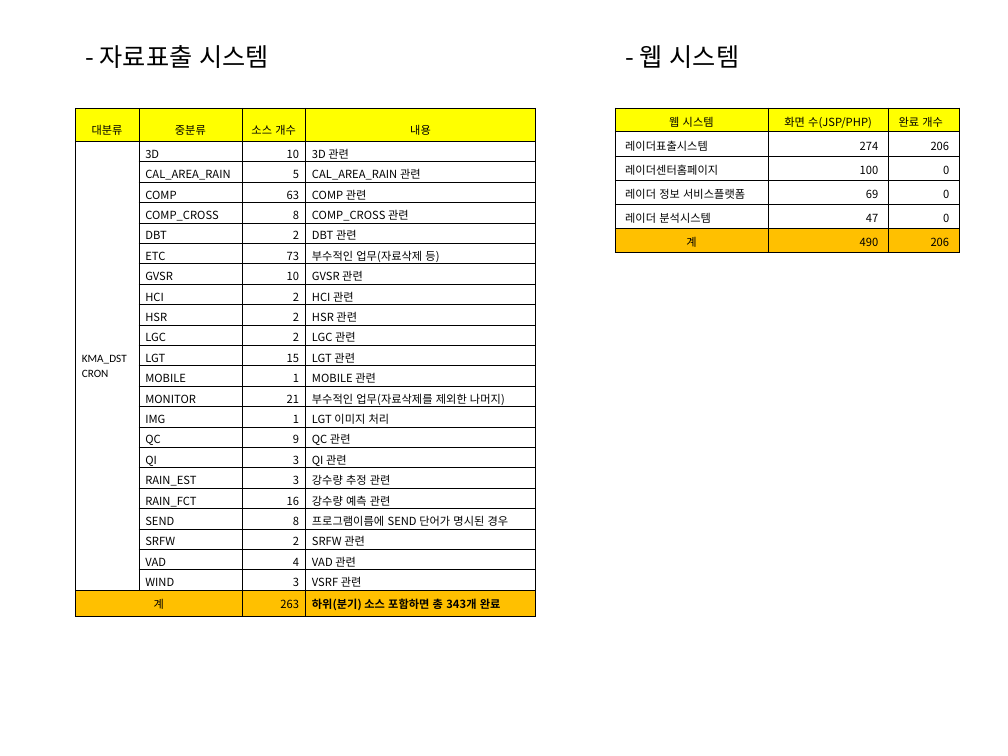
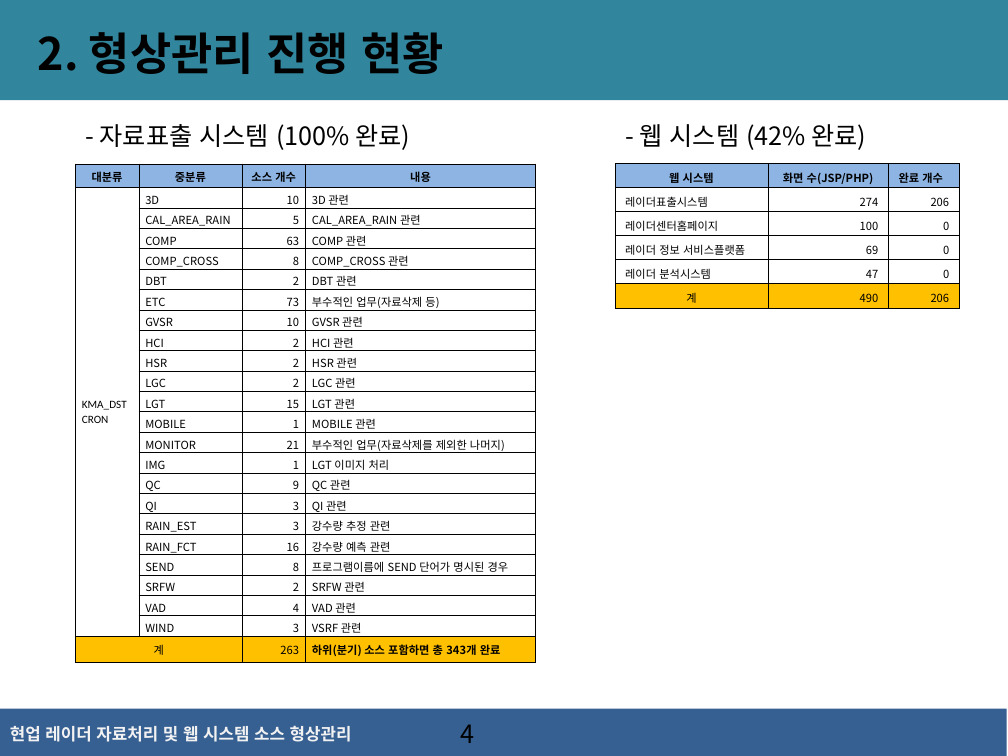
Before and after one commit to kodak00/FirstJava, a slide deck: slide 4 of 현업 레이더자료처리 및 웹시스템 소스 형상관리(김언식).pptx (slide 3 before the commit). Drawn at 1008x756 pixels with LibreOffice and Linux fonts; fonts in the diff are those of the drawing; background and template pictures are left out. Boxes give left, top, right and bottom in pixels: in the first picture for what was removed or moved away, otherwise in the second. Text is boxed around its words. In the diff, an @@ line names an element or a change of style, - is before the commit and + after.

```diff
--- a/현업 레이더자료처리 및 웹시스템 소스 형상관리(김언식).pptx
+++ b/현업 레이더자료처리 및 웹시스템 소스 형상관리(김언식).pptx
@@ rectangle added at [0, 0, 1008, 100], fill #31859C @@
@@ text added at [38, 32, 443, 74], 32 pt, text #000000, bold @@
+2. 형상관리 진행 현황
@@ text at [100, 124, 410, 150]: text changed @@
-- 자료표출 시스템
+- 자료표출 시스템 (100% 완료)
@@ text at [639, 124, 867, 150]: text changed @@
-- 웹 시스템
+- 웹 시스템 (42% 완료)
@@ table at [76, 164, 535, 663] @@
@@ fill #FFFF00 to #8EB4E3 in row 1 @@
@@ bold on in "대분류", "중분류", "소스 개수", "내용" @@
@@ table: place and size @@
-table at [76, 108, 535, 614]
+table at [76, 164, 535, 663]
@@ table at [615, 163, 960, 307] @@
@@ fill #FFFF00 to #8EB4E3 in row 1 @@
@@ bold on in "웹 시스템", "화면 수(JSP/PHP)", "완료 개수" @@
@@ table: place and size @@
-table at [615, 108, 960, 252]
+table at [615, 163, 960, 307]
@@ rectangle added at [0, 709, 1007, 756], fill #376092 @@
@@ text added at [10, 726, 352, 742], 12 pt, text #F2F2F2, bold @@
+현업 레이더 자료처리 및 웹 시스템 소스 형상관리
@@ page number added at [460, 724, 474, 743], 18 pt, text #000000 @@
+4
```
Also in this commit, not shown: 9 other slides changed, 6 slides added, 3 slides removed.
